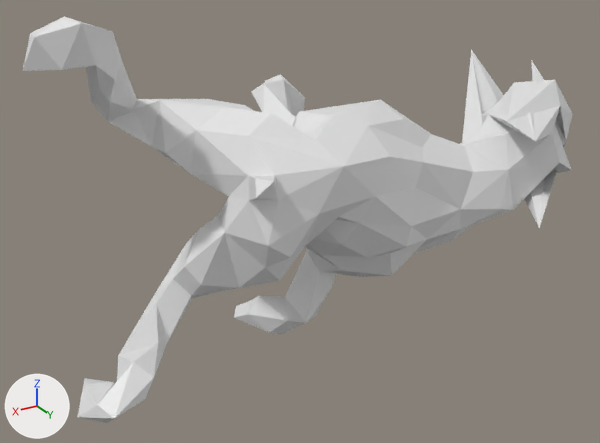
A saved change to the OBJ model mesh_cnn/datasets/random_walks/T125.obj.
Rendered twice from a 50 mm camera at (1.175, 1.825, 0.826) aimed at (0.017, -0.104, -0.139). The lights are fixed; the arrows at lower left show +X, +Y and +Z. Where no turn or scale is listed for an object, it has been applied to the vertices.

Objects in the first picture: 'T125'.
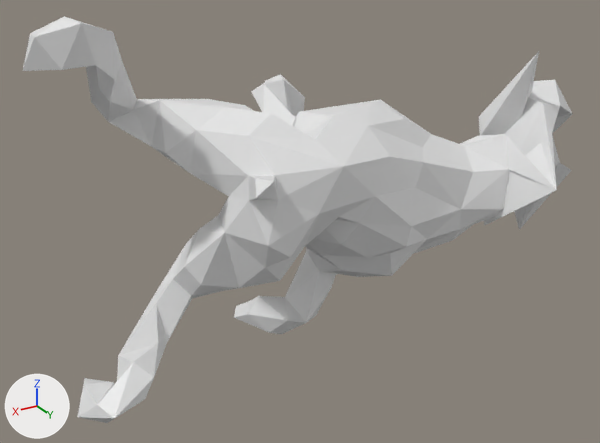
Boxes [x1, y1, x2, y2] around the edits, measured in the pictures (600 x 443 px; the box of a moved part takes in the faces that stretch with it):
'T125', reshaped: before [23, 16, 573, 423]; after [23, 16, 572, 423]
part 1 of me_t125, moved or reshaped: before [462, 49, 573, 228]; after [479, 51, 572, 230]

The change in detail:
me_t125 has 252 vertices, 500 faces and spans x -0.86..0.79, y -0.66..0.38, z -0.58..0.53.
me_t125 is used by ob_t125; location (0.0, 0.0, 0.0).
Part 1, on me_t125:
Vertex 198 of me_t125 moves from (-0.57, 0.19, 0.18) at pixel (530, 112) to (-0.48, 0.4, 0.03) at pixel (556, 190).
Vertex 214 of me_t125 moves from (-0.42, 0.36, 0.16) at pixel (535, 141) to (-0.64, 0.17, 0.19) at pixel (543, 103).
Vertex 219 of me_t125 moves from (-0.55, 0.05, 0.14) at pixel (488, 114) to (-0.42, 0.21, -0.13) at pixel (484, 225).
Vertex 223 of me_t125 moves from (-0.44, 0.23, 0.18) at pixel (506, 121) to (-0.64, 0.05, 0.19).
Vertex 239 of me_t125 moves from (-0.73, -0.24, 0.27) at pixel (471, 49) to (-0.6, 0.17, 0.35) at pixel (539, 50).
Vertex 240 of me_t125 moves from (-0.83, -0.07, 0.25) at pixel (531, 59) to (-0.64, 0.13, -0.23) at pixel (519, 230).
Vertex 242 of me_t125 moves from (-0.78, 0.15, 0.04) at pixel (566, 141) to (-0.77, -0.15, 0.0).
Vertex 246 of me_t125 moves from (-0.45, 0.38, -0.08) at pixel (539, 228) to (-0.74, 0.08, -0.03).
